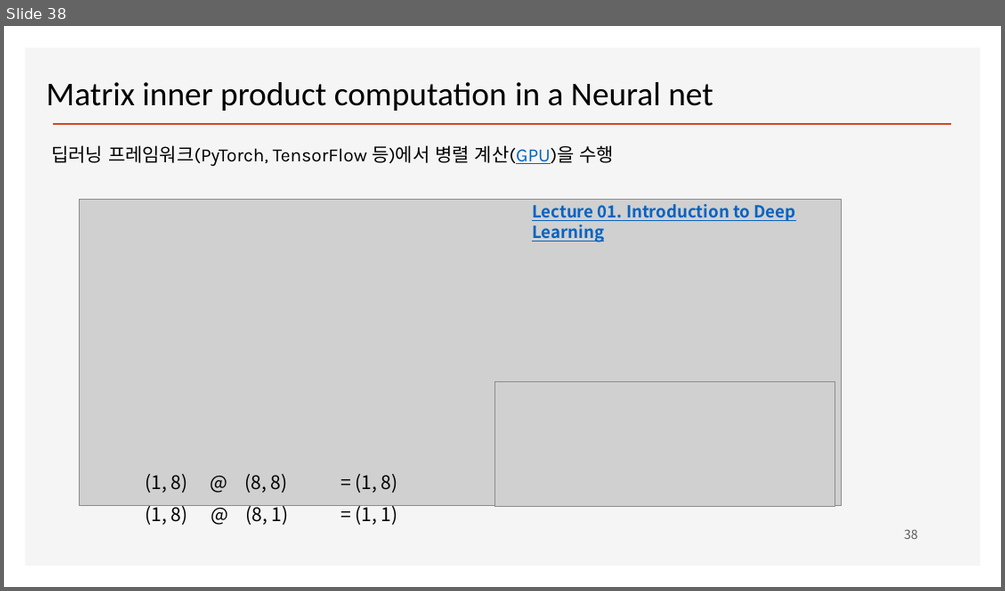
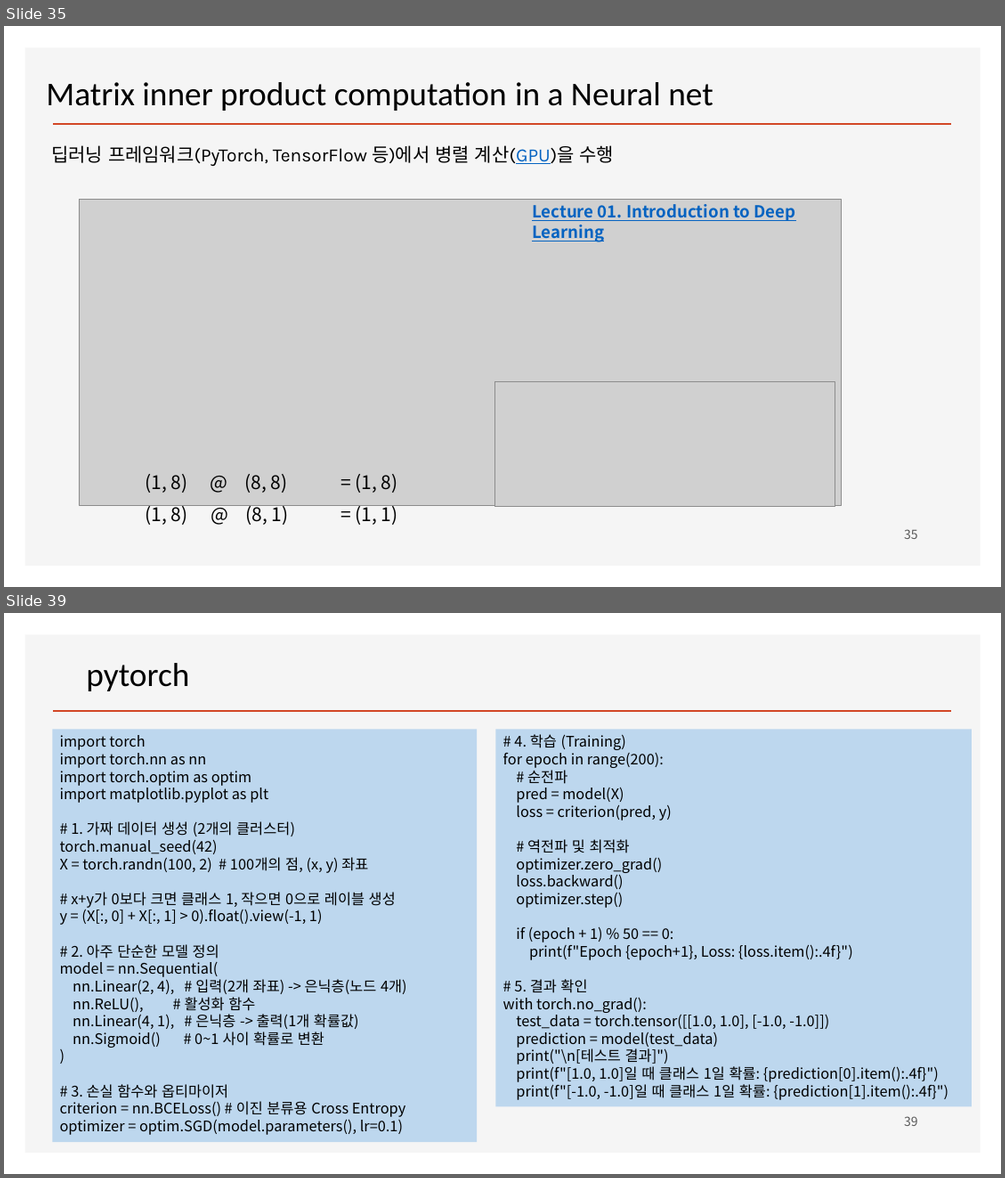
Before and after one commit to ancestor9/mathematics-for-machine-learning, a slide deck: w4_Perceptron_Regression.pptx. Shown one above the other, each under a label of ours: slide 38 before the commit, slides 35 and 39 after it; the slides between them are not shown. The pictures are 1005x591 and 1005x1178 pixels, drawn with LibreOffice and Linux fonts; fonts in the diff are those of the drawing; grey boxes stand for pictures; background and template pictures are left out. Boxes give left, top, right and bottom in pixels: in the first picture for what was removed or moved away, otherwise in the second. Text is boxed around its words. In the diff, an @@ line names an element or a change of style, - is before the commit and + after.

```diff
--- a/w4_Perceptron_Regression.pptx
+++ b/w4_Perceptron_Regression.pptx
@@ slide 39 added at (4, 613, 1001, 1174), background #FFFFFF; not listed: 2 template elements that a slide beside it also shows @@
@@ text added at (86, 663, 189, 691), 32 pt, text #000000 @@
+pytorch
@@ rectangle added at (53, 729, 477, 1142), fill #BDD7EE, 14 pt, text #000000 @@
+import torch
+import torch.nn as nn
+import torch.optim as optim
+import matplotlib.pyplot as plt
+# 1. 가짜 데이터 생성 (2개의 클러스터)
+torch.manual_seed(42)
+X = torch.randn(100, 2) # 100개의 점, (x, y) 좌표
+# x+y가 0보다 크면 클래스 1, 작으면 0으로 레이블 생성
+y = (X[:, 0] + X[:, 1] > 0).float().view(-1, 1)
+# 2. 아주 단순한 모델 정의
+model = nn.Sequential(
+nn.Linear(2, 4), # 입력(2개 좌표) -> 은닉층(노드 4개)
+nn.ReLU(), # 활성화 함수
+nn.Linear(4, 1), # 은닉층 -> 출력(1개 확률값)
+nn.Sigmoid() # 0~1 사이 확률로 변환
+)
+# 3. 손실 함수와 옵티마이저
+criterion = nn.BCELoss() # 이진 분류용 Cross Entropy
+optimizer = optim.SGD(model.parameters(), lr=0.1)
@@ rectangle added at (496, 729, 971, 1107), fill #BDD7EE, 14 pt, text #000000 @@
+# 4. 학습 (Training)
+for epoch in range(200):
+# 순전파
+pred = model(X)
+loss = criterion(pred, y)
+# 역전파 및 최적화
+optimizer.zero_grad()
+loss.backward()
+optimizer.step()
+if (epoch + 1) % 50 == 0:
+print(f"Epoch {epoch+1}, Loss: {loss.item():.4f}")
+# 5. 결과 확인
+with torch.no_grad():
+test_data = torch.tensor([[1.0, 1.0], [-1.0, -1.0]])
+prediction = model(test_data)
+print("\n[테스트 결과]")
+print(f"[1.0, 1.0]일 때 클래스 1일 확률: {prediction[0].item():.4f}")
+print(f"[-1.0, -1.0]일 때 클래스 1일 확률: {prediction[1].item():.4f}")
@@ page number added at (904, 1116, 918, 1126), 12 pt, text #595959 @@
+39
@@ what was slide 38 is now slide 35 @@
@@ page number at (904, 529, 918, 539): text changed @@
-38
+35
```
Also in this commit, not shown: 14 slides changed, 1 other slide added, 22 slides removed.
